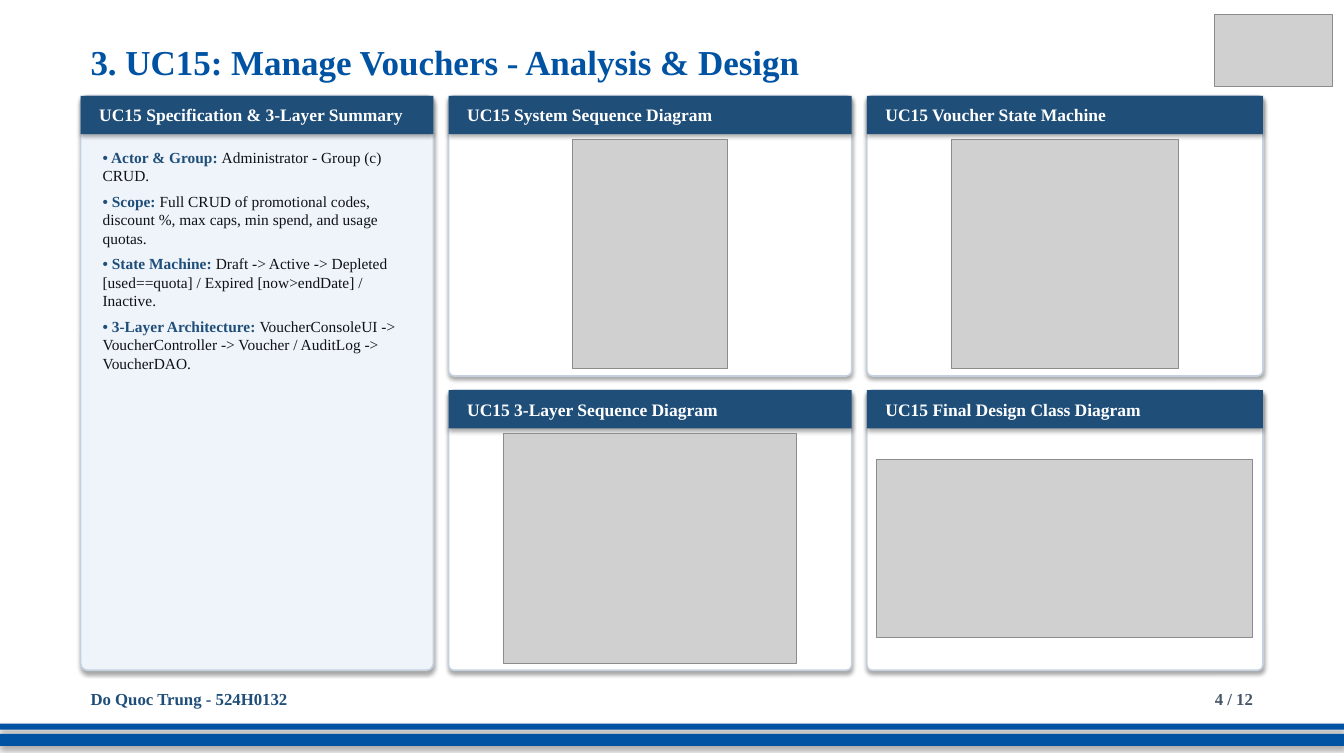
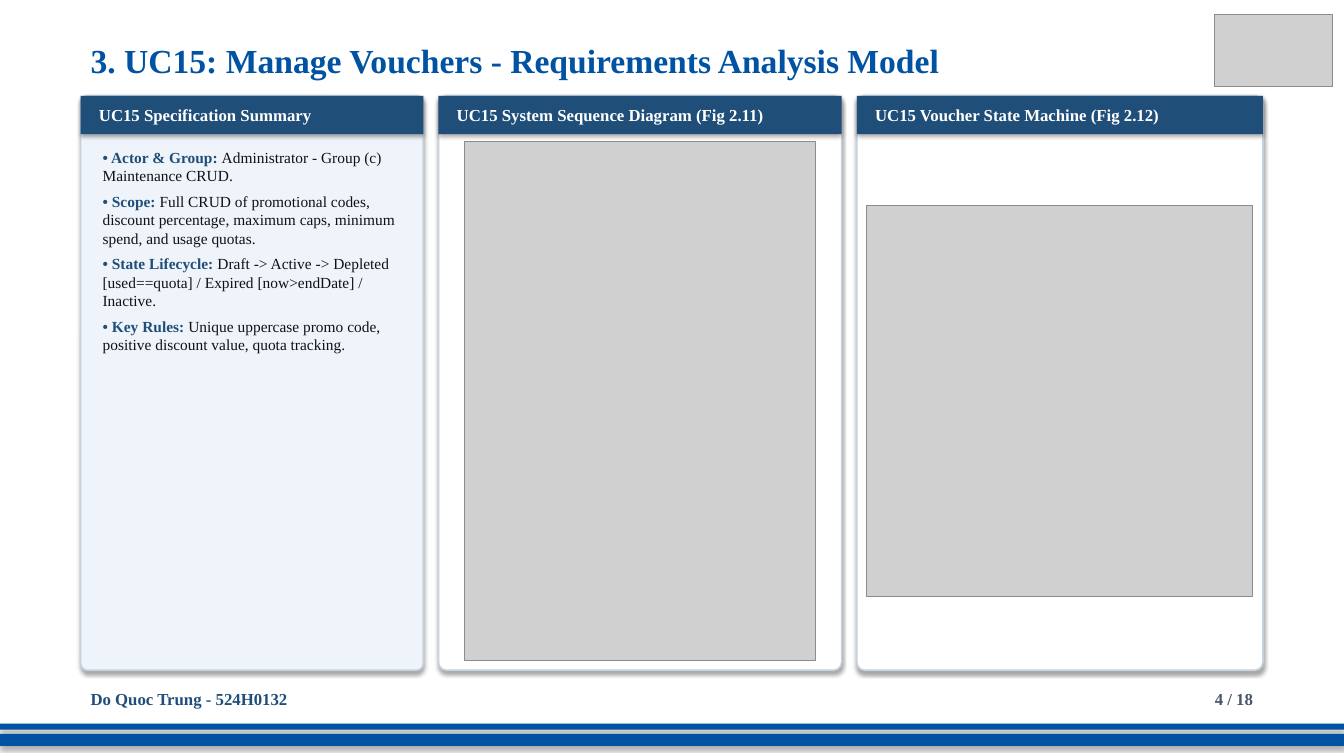
Before and after one commit to DoQuocTrung06/SaigonBite-RAD-TeamF10, a slide deck: slide 4 of Part_2/TeamF10_Presentation_for_SaigonBite.pptx. Drawn at 1344x756 pixels with LibreOffice and Linux fonts; fonts in the diff are those of the drawing; grey boxes stand for pictures. Boxes give left, top, right and bottom in pixels: in the first picture for what was removed or moved away, otherwise in the second. Text is boxed around its words. In the diff, an @@ line names an element or a change of style, - is before the commit and + after.

```diff
--- a/Part_2/TeamF10_Presentation_for_SaigonBite.pptx
+++ b/Part_2/TeamF10_Presentation_for_SaigonBite.pptx
@@ text at <box>91,49,938,80</box>: text changed; size 25 to 24 pt @@
-3. UC15: Manage Vouchers - Analysis & Design
+3. UC15: Manage Vouchers - Requirements Analysis Model
@@ rectangle "UC15 Specification Summary": place and size @@
-rectangle "UC15 Specification Summary" at <box>81,96,434,134</box>
+rectangle "UC15 Specification Summary" at <box>81,96,423,134</box>
@@ rounded rectangle: place and size @@
-rounded rectangle at <box>81,96,434,670</box>
+rounded rectangle at <box>81,96,423,670</box>
@@ text in rectangle at <box>99,109,311,125</box>: text changed; size 12.5 to 12 pt @@
-UC15 Specification & 3-Layer Summary
+UC15 Specification Summary
@@ rectangle "UC15 System Sequence Diagram (Fig ...": place and size @@
-rectangle "UC15 System Sequence Diagram (Fig ..." at <box>449,96,852,134</box>
+rectangle "UC15 System Sequence Diagram (Fig ..." at <box>439,96,842,134</box>
@@ rounded rectangle: place and size @@
-rounded rectangle at <box>449,96,852,376</box>
+rounded rectangle at <box>439,96,842,670</box>
@@ text in rectangle at <box>457,109,763,125</box>: text changed; size 12.5 to 12 pt @@
-UC15 System Sequence Diagram
+UC15 System Sequence Diagram (Fig 2.11)
@@ rectangle "UC15 Voucher State Machine (Fig ...": place and size @@
-rectangle "UC15 Voucher State Machine (Fig ..." at <box>867,96,1263,134</box>
+rectangle "UC15 Voucher State Machine (Fig ..." at <box>857,96,1263,134</box>
@@ rounded rectangle: place and size @@
-rounded rectangle at <box>867,96,1263,376</box>
+rounded rectangle at <box>857,96,1263,670</box>
@@ text in rectangle at <box>875,109,1159,125</box>: text changed; size 12.5 to 12 pt @@
-UC15 Voucher State Machine
+UC15 Voucher State Machine (Fig 2.12)
@@ picture: place and size @@
-picture at <box>573,139,728,369</box>
+picture at <box>465,141,817,660</box>
@@ text at <box>103,152,395,354</box>: text changed @@
-• Actor & Group: Administrator - Group (c) CRUD.
-• Scope: Full CRUD of promotional codes, discount %, max caps, min spend, and usage quotas.
-• State Machine: Draft -> Active -> Depleted [used==quota] / Expired [now>endDate] / Inactive.
-• 3-Layer Architecture: VoucherConsoleUI -> VoucherController -> Voucher / AuditLog -> VoucherDAO.
+• Actor & Group: Administrator - Group (c) Maintenance CRUD.
+• Scope: Full CRUD of promotional codes, discount percentage, maximum caps, minimum spend, and usage quotas.
+• State Lifecycle: Draft -> Active -> Depleted [used==quota] / Expired [now>endDate] / Inactive.
+• Key Rules: Unique uppercase promo code, positive discount value, quota tracking.
@@ picture: place and size @@
-picture at <box>952,139,1179,369</box>
+picture at <box>867,206,1253,597</box>
@@ rounded rectangle removed at <box>449,390,852,670</box> @@
@@ rectangle removed at <box>449,390,852,429</box> @@
-UC15 3-Layer Sequence Diagram
@@ rounded rectangle removed at <box>867,390,1263,670</box> @@
@@ rectangle removed at <box>867,390,1263,429</box> @@
-UC15 Final Design Class Diagram
@@ picture removed at <box>504,434,797,663</box> @@
@@ picture removed at <box>877,460,1253,638</box> @@
@@ text at <box>1215,694,1253,705</box>: text changed @@
-4 / 12
+4 / 18
```
Also in this commit, not shown: 11 other slides changed, 6 slides added.
